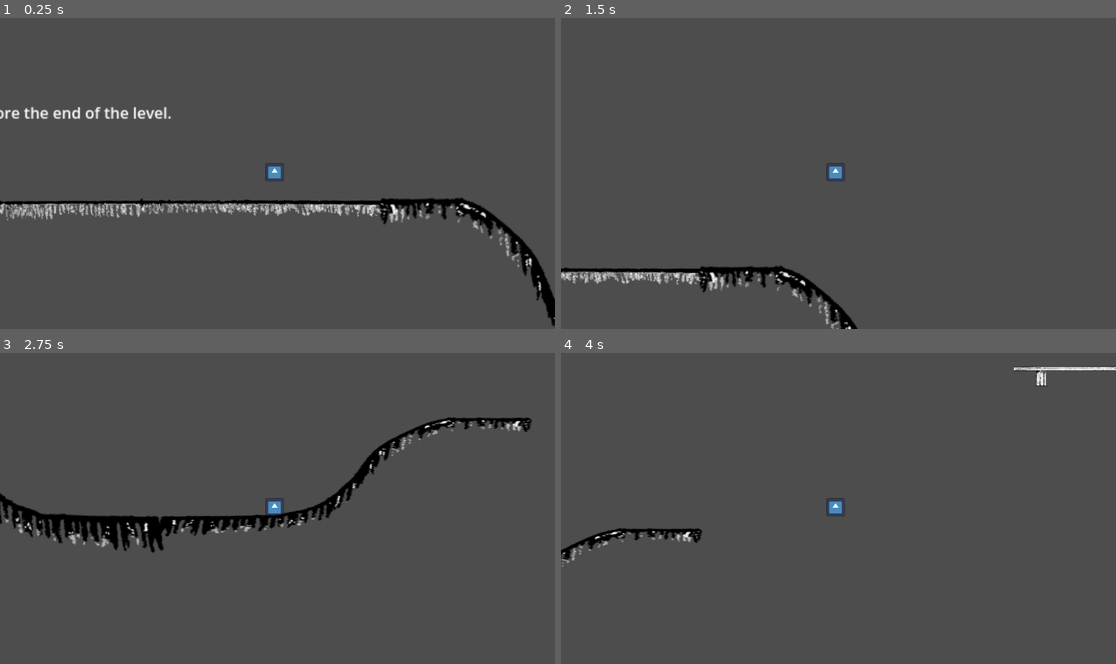
Above: before the commit, frames 1-4 (two rows, left to right).
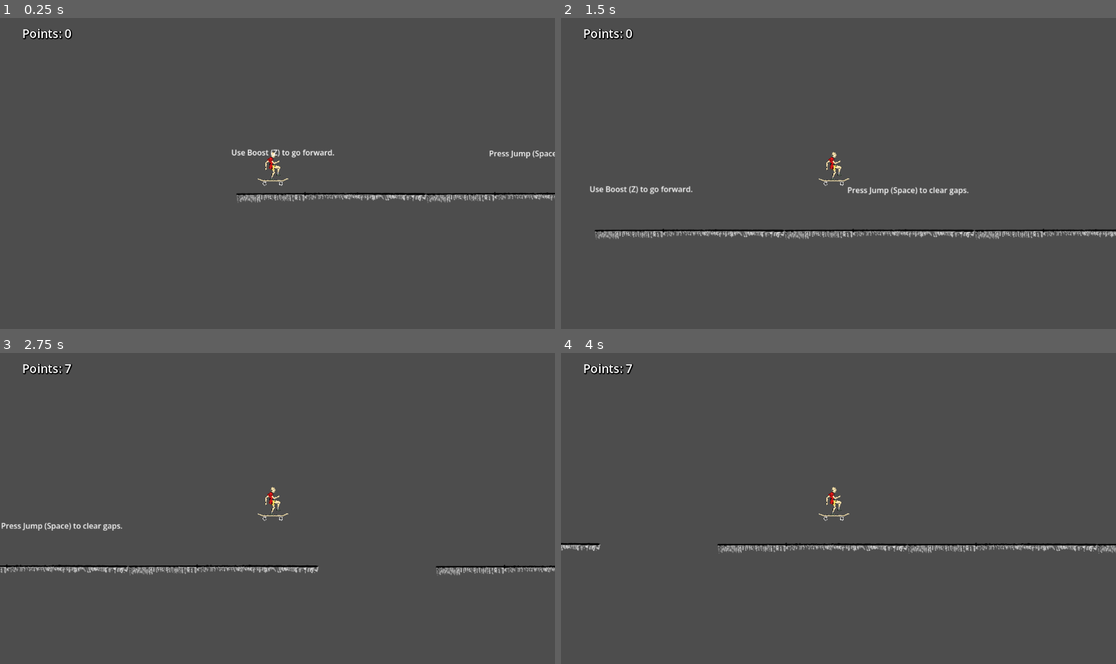
Above: after the commit, the same moments.

Repository: MythicFusion/Skateboard_Grandpa
Game: Godot game, scene res://Overworld/overworld.tscn
The game is run twice, just before and just after one commit, with the same random seed, the same clock (stepped at 60 frames per second) and the same inputs. The engine's default icon, where the game draws it, is replaced by a stand-in: a white triangle on a blue panel in a dark square.
Inputs:
- Up to frame 1 (0.25 s): no input
- Up to frame 2 (1.5 s): tap X (trick) at 0.5, 0.8, 1.25, 1.35 s; tap Z (boost) at 0.6 s; tap Space (jump) at 0.77, 1.07 s
- Up to frame 3 (2.75 s): tap Space (jump) at 1.52, 1.55, 1.82, 2.1 s; tap X (trick) at 2 s; tap Z (boost) at 2.3 s
- Up to frame 4 (4 s): tap X (trick) at 2.75, 3.05, 3.5, 3.6 s; tap Z (boost) at 2.85 s; tap Space (jump) at 3.02, 3.32, 3.77, 3.8 s

The runs differ from the first frame. In frame 1, 6.3% of the frame differs, in the area x 0-100%, y 3-100%; in frame 2, 4.6%; in frame 3, 6.2%; in frame 4, 2.6%.

Commit message:
Added more to the level. Still unfinished for now

Diff:
--- a/Level_Design_Objects/Scenes/fourth_pipe.tscn
+++ b/Level_Design_Objects/Scenes/fourth_pipe.tscn
@@ -14,7 +14,6 @@
 polygon = PackedVector2Array(-310, 84, -192, 84, -107, 65, -28, 40, 66, -5, 149, -62, 221, -131, 306, -131, 306, 106, -310, 106)
 
 [node name="Ramp_Jump" parent="." unique_id=611429648 instance=ExtResource("3_8qyyh")]
-position = Vector2(144, -74)
+position = Vector2(133, -57)
 rotation = -0.78273314
 scale = Vector2(2, 2)
-jump_boost = -200.0
--- /dev/null
+++ b/Overworld/canvas_layer.gd
@@ -0,0 +1,13 @@
+extends CanvasLayer
+
+func _ready() -> void:
+	$Panel.hide()
+	$Label.hide()
+	player_global.game_over.connect(_on_game_over)
+
+func _on_game_over():
+	$Panel.show()
+	$Label.text = "Game Over\nPoints: " + str(player_global.player_points)
+	$Label.show()
+	$UI.hide()
+	get_tree().paused = true
--- a/Overworld/overworld.tscn
+++ b/Overworld/overworld.tscn
@@ -3,10 +3,15 @@
 [ext_resource type="PackedScene" uid="uid://cisshhs0lhuty" path="res://Player/grandpa.tscn" id="1_7v4f2"]
 [ext_resource type="PackedScene" uid="uid://bptiioumjm5mb" path="res://UI/ui.tscn" id="2_2pj3o"]
 [ext_resource type="PackedScene" uid="uid://dse8tsnr01rf3" path="res://Level_Design_Objects/Scenes/ramp_jump.tscn" id="2_mwgaf"]
+[ext_resource type="Script" uid="uid://c800wti4c508q" path="res://Overworld/canvas_layer.gd" id="2_yv805"]
 [ext_resource type="PackedScene" uid="uid://cexkloeuuima4" path="res://Level_Design_Objects/Scenes/ground.tscn" id="4_begid"]
 [ext_resource type="PackedScene" uid="uid://bffrfxu130d8i" path="res://Level_Design_Objects/Scenes/fourth_pipe.tscn" id="5_h6jj6"]
 [ext_resource type="PackedScene" uid="uid://p8tj1nc1w5s8" path="res://Level_Design_Objects/Scenes/smooth_ramp_2.tscn" id="6_h2pad"]
 [ext_resource type="PackedScene" uid="uid://bp26qrigt5t2j" path="res://Level_Design_Objects/Scenes/short_rail.tscn" id="7_hob5j"]
+[ext_resource type="PackedScene" uid="uid://b4ihg2f6yso2v" path="res://end_level.tscn" id="9_r0nop"]
+
+[sub_resource type="LabelSettings" id="LabelSettings_r0nop"]
+font_size = 22
 
 [sub_resource type="LabelSettings" id="LabelSettings_h2pad"]
 
@@ -14,18 +19,37 @@
 
 [node name="Overworld" type="Node2D" unique_id=1487637528]
 
+[node name="CanvasLayer" type="CanvasLayer" parent="." unique_id=1370463531]
+script = ExtResource("2_yv805")
+
+[node name="UI" parent="CanvasLayer" unique_id=1237983908 instance=ExtResource("2_2pj3o")]
+
+[node name="Panel" type="Panel" parent="CanvasLayer" unique_id=1717982550]
+anchors_preset = 15
+anchor_right = 1.0
+anchor_bottom = 1.0
+grow_horizontal = 2
+grow_vertical = 2
+
+[node name="Label" type="Label" parent="CanvasLayer" unique_id=1178525987]
+anchors_preset = 15
+anchor_right = 1.0
+anchor_bottom = 1.0
+grow_horizontal = 2
+grow_vertical = 2
+label_settings = SubResource("LabelSettings_r0nop")
+horizontal_alignment = 1
+vertical_alignment = 1
+
 [node name="CharacterBody2D" parent="." unique_id=1013021800 instance=ExtResource("1_7v4f2")]
-position = Vector2(6393, 238)
+position = Vector2(-168, 419)
+floor_snap_length = 17.0
+boost_speed = 500
+max_speed = 500
 friction = 30
 
 [node name="Camera2D" type="Camera2D" parent="CharacterBody2D" unique_id=1234551943]
 position = Vector2(3, 1)
-zoom = Vector2(2, 2)
-
-[node name="CanvasLayer" type="CanvasLayer" parent="CharacterBody2D/Camera2D" unique_id=1370463531]
-
-[node name="UI" parent="CharacterBody2D/Camera2D/CanvasLayer" unique_id=1237983908 instance=ExtResource("2_2pj3o")]
-visible = false
 
 [node name="Ground" parent="." unique_id=1983072649 instance=ExtResource("4_begid")]
 position = Vector2(-47, 486)
@@ -95,10 +119,10 @@
 scale = Vector2(0.451, 0.451)
 
 [node name="Label3" type="Label" parent="." unique_id=721044146]
-offset_left = 3747.0
-offset_top = 12.0
-offset_right = 4034.0
-offset_bottom = 35.0
+offset_left = 3898.0
+offset_top = -4.0
+offset_right = 4190.0
+offset_bottom = 19.0
 text = "Press (X) when landing to earn points."
 
 [node name="Ground10" parent="." unique_id=787162389 instance=ExtResource("4_begid")]
@@ -110,10 +134,10 @@
 scale = Vector2(1.998, 1.998)
 
 [node name="Label4" type="Label" parent="." unique_id=1666072249]
-offset_left = 4043.0
-offset_top = 182.0
-offset_right = 4448.0
-offset_bottom = 205.0
+offset_left = 4296.0
+offset_top = 177.0
+offset_right = 4701.0
+offset_bottom = 200.0
 text = "Pressing (X) when landing on rails gives more points."
 
 [node name="Short_Rail3" parent="." unique_id=551250496 instance=ExtResource("7_hob5j")]
@@ -148,22 +172,88 @@
 scale = Vector2(1.998, 1.998)
 
 [node name="Smooth_Ramp_2" parent="." unique_id=455641352 instance=ExtResource("6_h2pad")]
-position = Vector2(6696, 422)
-scale = Vector2(-1, 1)
+position = Vector2(6809.9995, 426)
+scale = Vector2(-1.56, 1)
 
 [node name="Smooth_Ramp_3" parent="." unique_id=1647609453 instance=ExtResource("6_h2pad")]
-position = Vector2(7078, 441)
+position = Vector2(7301, 445)
 scale = Vector2(1, 0.554)
 
 [node name="Ramp_Jump" parent="." unique_id=611429648 instance=ExtResource("2_mwgaf")]
-position = Vector2(7089.0005, 407.99982)
+position = Vector2(7312.0005, 411.99982)
 rotation = -0.5483787
 scale = Vector2(2.1352086, 1.5102085)
 
 [node name="Short_Rail" parent="." unique_id=462810062 instance=ExtResource("7_hob5j")]
-position = Vector2(7674, 198.99998)
+position = Vector2(8031, 206)
 scale = Vector2(0.171, 0.171)
 
 [node name="Short_Rail5" parent="." unique_id=1102172203 instance=ExtResource("7_hob5j")]
-position = Vector2(7964, 125)
-scale = Vector2(0.171, 0.171)
+position = Vector2(8321, 132)
+scale = Vector2(0.171, 0.171)
+
+[node name="Ground15" parent="." unique_id=1637014231 instance=ExtResource("4_begid")]
+position = Vector2(7687.0005, 376)
+scale = Vector2(1.998, 1.998)
+
+[node name="End_Level" parent="." unique_id=931228071 instance=ExtResource("9_r0nop")]
+position = Vector2(11696, -380.99994)
+scale = Vector2(33.716927, 126.39693)
+
+[node name="Ground16" parent="." unique_id=543011940 instance=ExtResource("4_begid")]
+position = Vector2(8081, 376)
+scale = Vector2(1.998, 1.998)
+
+[node name="Fourth_Pipe2" parent="." unique_id=1965792954 instance=ExtResource("5_h6jj6")]
+position = Vector2(8462, 318)
+scale = Vector2(0.6, 0.6)
+
+[node name="Ground17" parent="." unique_id=214048902 instance=ExtResource("4_begid")]
+position = Vector2(8838, 247)
+scale = Vector2(1.998, 1.998)
+
+[node name="Fourth_Pipe3" parent="." unique_id=800377617 instance=ExtResource("5_h6jj6")]
+position = Vector2(9460, -22.2247)
+scale = Vector2(0.6, 0.6)
+
+[node name="Smooth_Ramp_4" parent="." unique_id=1620850864 instance=ExtResource("6_h2pad")]
+position = Vector2(9301.999, 380)
+scale = Vector2(-1.4, 1)
+
+[node name="Short_Rail8" parent="." unique_id=556396729 instance=ExtResource("7_hob5j")]
+position = Vector2(10362, -157)
+rotation = 3.1415927
+scale = Vector2(0.171, -0.171)
+
+[node name="Short_Rail6" parent="." unique_id=1963841209 instance=ExtResource("7_hob5j")]
+position = Vector2(10602.001, -83.99999)
+scale = Vector2(0.171, 0.171)
+
+[node name="Short_Rail7" parent="." unique_id=1493263739 instance=ExtResource("7_hob5j")]
+position = Vector2(11195.001, -56)
+scale = Vector2(0.171, 0.171)
+
+[node name="Smooth_Ramp_5" parent="." unique_id=1679460743 instance=ExtResource("6_h2pad")]
+position = Vector2(9833.999, 563)
+scale = Vector2(-1.4, 1)
+
+[node name="Short_Rail9" parent="." unique_id=2018168159 instance=ExtResource("7_hob5j")]
+position = Vector2(10873, -8.775257)
+rotation = 3.1415927
+scale = Vector2(0.171, -0.171)
+
+[node name="End_Level2" parent="." unique_id=84571599 instance=ExtResource("9_r0nop")]
+position = Vector2(1070, 1158.9999)
+scale = Vector2(33.716927, 62.276928)
+
+[node name="Ground18" parent="." unique_id=2063524513 instance=ExtResource("4_begid")]
+position = Vector2(10297.999, 614)
+scale = Vector2(1.998, 1.998)
+
+[node name="Fourth_Pipe5" parent="." unique_id=1238450559 instance=ExtResource("5_h6jj6")]
+position = Vector2(10681, 556)
+scale = Vector2(0.6, 0.6)
+
+[node name="Ground19" parent="." unique_id=713818295 instance=ExtResource("4_begid")]
+position = Vector2(11062, 485)
+scale = Vector2(1.998, 1.998)
--- a/Player/Scripts/air_state.gd
+++ b/Player/Scripts/air_state.gd
@@ -15,6 +15,10 @@
 func process_physics(delta: float) -> State:
 	if !parent.edge_ray.enabled:
 		parent.edge_ray.enabled = true
+	if parent.velocity.y > 0:
+		parent.set_collision_mask_value(3, true)
+	elif parent.velocity.y < 0:
+		parent.set_collision_mask_value(3,false)
 	if !parent.is_on_floor():
 		parent.velocity.y += parent.gravity * delta
 	else:
--- a/Player/Scripts/grandpa.gd
+++ b/Player/Scripts/grandpa.gd
@@ -22,7 +22,7 @@
 @onready var jump_trick_area: Area2D = $Jump_Trick_Area
 @onready var land_trick_area: Area2D = $Land_Trick_Area
 var land_trick_area_ground_type: String
-@onready var land_trick_added_points: int = 5
+@onready var land_trick_added_points: int = 7
 @onready var state_machine = $state_machine
 
 @onready var rolling_sfx = $Rolling_SFX
@@ -76,7 +76,4 @@
 	land_trick_area_ground_type = body.ground_type
 	increase_rail_speed = false
 	added_points = 0
-	if land_trick_area_ground_type == "RAIL":
-		print("exit")
-	if velocity.y > 0:
-		set_collision_mask_value(3, false)
+	return
--- a/Player/Scripts/ground_state.gd
+++ b/Player/Scripts/ground_state.gd
@@ -56,7 +56,7 @@
 		#parent.velocity.x += -direction.x * parent.friction * delta
 
 	if parent.increase_rail_speed and parent.velocity.y >= 0:
-		parent.velocity.x = parent.velocity.x * 0.25 + parent.rail_speed
+		parent.velocity.x = parent.velocity.x*0.5 + parent.rail_speed
 
 	#Makes sure the player is always oriented along the slope
 	var surface_angle = normal.angle()*180/PI
--- a/Player/Scripts/player_global.gd
+++ b/Player/Scripts/player_global.gd
@@ -1,5 +1,6 @@
 extends Node
 signal update_points(added_points)
+signal game_over()
 var player_points:int
 
 func _ready() -> void:
--- a/Player/grandpa.tscn
+++ b/Player/grandpa.tscn
@@ -1,10 +1,13 @@
 [gd_scene format=3 uid="uid://cisshhs0lhuty"]
 
 [ext_resource type="Script" uid="uid://dgj06lsxe4smp" path="res://Player/Scripts/grandpa.gd" id="1_0l84m"]
-[ext_resource type="Texture2D" uid="uid://c6rxa22d6whlp" path="res://icon.svg" id="2_5mhso"]
+[ext_resource type="Texture2D" uid="uid://cjd26hl70q7u6" path="res://Art_Assets/A_Old_Man_Album/01_Oldman_Anim_01.svg" id="2_4gnhy"]
 [ext_resource type="Script" uid="uid://hanygyj5ctmo" path="res://Player/Scripts/state_machine.gd" id="3_5mhso"]
 [ext_resource type="Script" uid="uid://c5f3deebn0qhf" path="res://Player/Scripts/ground_state.gd" id="4_lyg54"]
 [ext_resource type="Script" uid="uid://d1vrxrwibp023" path="res://Player/Scripts/air_state.gd" id="5_cu38i"]
+[ext_resource type="Texture2D" uid="uid://cfl5fuiywr11k" path="res://Art_Assets/A_TalkingHeadSprites/Old_Neutral_Sprite.png" id="6_4gnhy"]
+[ext_resource type="Texture2D" uid="uid://o6krsnjwq6lm" path="res://Art_Assets/A_Skateboard_Album/01_stakeboard_M.png" id="7_30hu8"]
+[ext_resource type="Texture2D" uid="uid://cd53g3arxeybk" path="res://Art_Assets/A_Skateboard_Album/Wheel.png" id="8_a1cae"]
 
 [sub_resource type="CircleShape2D" id="CircleShape2D_cu38i"]
 radius = 9.0
@@ -12,7 +15,7 @@
 [sub_resource type="CircleShape2D" id="CircleShape2D_5u4oo"]
 
 [sub_resource type="RectangleShape2D" id="RectangleShape2D_cu38i"]
-size = Vector2(20, 19.5)
+size = Vector2(20, 23.687822)
 
 [sub_resource type="AudioStreamWAV" id="AudioStreamWAV_5oiem"]
 loop_mode = 1
@@ -21,17 +24,14 @@
 loop_mode = 1
 
 [node name="Grandpa" type="CharacterBody2D" unique_id=1013021800]
-collision_layer = 0
+scale = Vector2(3.2705073, 3.2705073)
+collision_layer = 8
 floor_max_angle = 1.553343
 floor_snap_length = 15.3
 script = ExtResource("1_0l84m")
 jump_speed = -300.0
 gravity = 500.0
 friction = 45
-
-[node name="Sprite2D" type="Sprite2D" parent="." unique_id=827406517]
-scale = Vector2(0.15, 0.15)
-texture = ExtResource("2_5mhso")
 
 [node name="CollisionShape2D" type="CollisionShape2D" parent="." unique_id=1112287585]
 shape = SubResource("CircleShape2D_cu38i")
@@ -72,7 +72,7 @@
 collision_mask = 5
 
 [node name="CollisionShape2D" type="CollisionShape2D" parent="Land_Trick_Area" unique_id=2103281117]
-position = Vector2(0, 4.25)
+position = Vector2(0, 6.343914)
 shape = SubResource("RectangleShape2D_cu38i")
 debug_color = Color(0.7364422, 0.42088786, 0.066847675, 0.41960785)
 
@@ -82,6 +82,31 @@
 [node name="Rial_Grind_SFX" type="AudioStreamPlayer" parent="." unique_id=1582180169]
 stream = SubResource("AudioStreamWAV_4gnhy")
 
+[node name="Sprite2D" type="Sprite2D" parent="." unique_id=827406517]
+position = Vector2(2.7518668, -4.395732)
+scale = Vector2(0.032524277, 0.032524277)
+texture = ExtResource("2_4gnhy")
+
+[node name="OldNeutralSprite" type="Sprite2D" parent="." unique_id=851587463]
+position = Vector2(0.30576298, -10.51099)
+scale = Vector2(-0.0048442897, 0.0048442897)
+texture = ExtResource("6_4gnhy")
+
+[node name="01StakeboardM" type="Sprite2D" parent="." unique_id=1578370513]
+position = Vector2(0.10689159, 5.4955754)
+scale = Vector2(0.022840243, 0.022840243)
+texture = ExtResource("7_30hu8")
+
+[node name="Wheel" type="Sprite2D" parent="." unique_id=1026753701]
+position = Vector2(-5.1838174, 7.6722646)
+scale = Vector2(0.0011780148, 0.0011780148)
+texture = ExtResource("8_a1cae")
+
+[node name="Wheel2" type="Sprite2D" parent="." unique_id=796860470]
+position = Vector2(5.2121234, 7.6722636)
+scale = Vector2(0.0012209149, 0.0012209149)
+texture = ExtResource("8_a1cae")
+
 [connection signal="area_entered" from="Jump_Trick_Area" to="." method="_on_jump_trick_area_entered"]
 [connection signal="area_exited" from="Jump_Trick_Area" to="." method="_on_jump_trick_area_exited"]
 [connection signal="body_entered" from="Land_Trick_Area" to="." method="_on_land_trick_area_body_entered"]
--- /dev/null
+++ b/end_level.gd
@@ -0,0 +1,4 @@
+extends Area2D
+
+func _on_body_entered(body: Node2D) -> void:
+	player_global.game_over.emit()
--- /dev/null
+++ b/end_level.tscn
@@ -0,0 +1,16 @@
+[gd_scene format=3 uid="uid://b4ihg2f6yso2v"]
+
+[ext_resource type="Script" uid="uid://bbxf51vo6dh3n" path="res://end_level.gd" id="1_we7v3"]
+
+[sub_resource type="RectangleShape2D" id="RectangleShape2D_35lck"]
+
+[node name="End_Level" type="Area2D" unique_id=931228071]
+collision_layer = 0
+collision_mask = 8
+script = ExtResource("1_we7v3")
+
+[node name="CollisionShape2D" type="CollisionShape2D" parent="." unique_id=642954772]
+shape = SubResource("RectangleShape2D_35lck")
+debug_color = Color(0.3956878, 0.9036824, 0.29028824, 0.41960785)
+
+[connection signal="body_entered" from="." to="." method="_on_body_entered"]
Binary file added: Art_Assets/A_Skateboard_Album/01_stakeboard_M.png
Not shown, added: Art_Assets/A_Skateboard_Album/01_stakeboard_M.png.import
Binary file added: Art_Assets/A_Skateboard_Album/Wheel.png
Not shown, added: Art_Assets/A_Skateboard_Album/Wheel.png.import
Binary file added: Art_Assets/A_TalkingHeadSprites/Old_Neutral_Sprite.png
Not shown, added: Art_Assets/A_TalkingHeadSprites/Old_Neutral_Sprite.png.import
Not shown, added: Overworld/canvas_layer.gd.uid
Not shown, added: end_level.gd.uid
